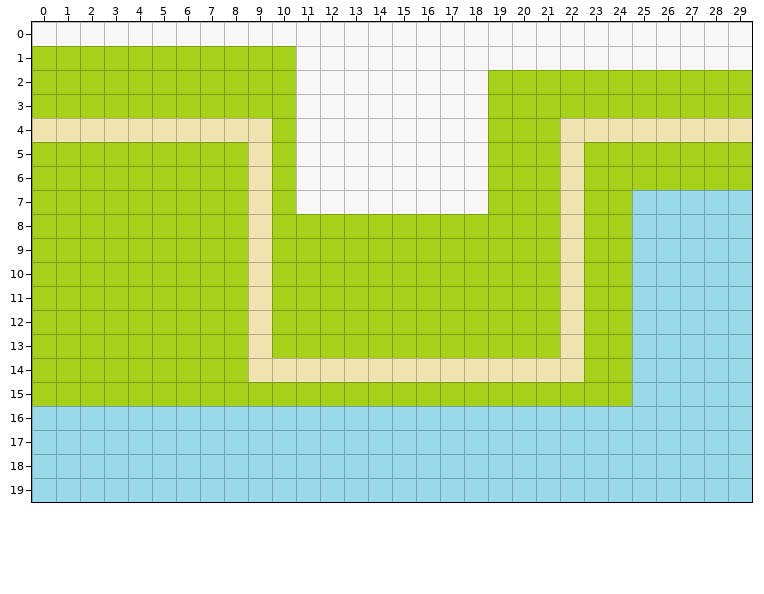
Tiled map: data/maps/newzealand.tmx. That is the earlier state.
Cells are 32x32 px. Shown: x 0..29, y 0..19.
The same view after the edit:
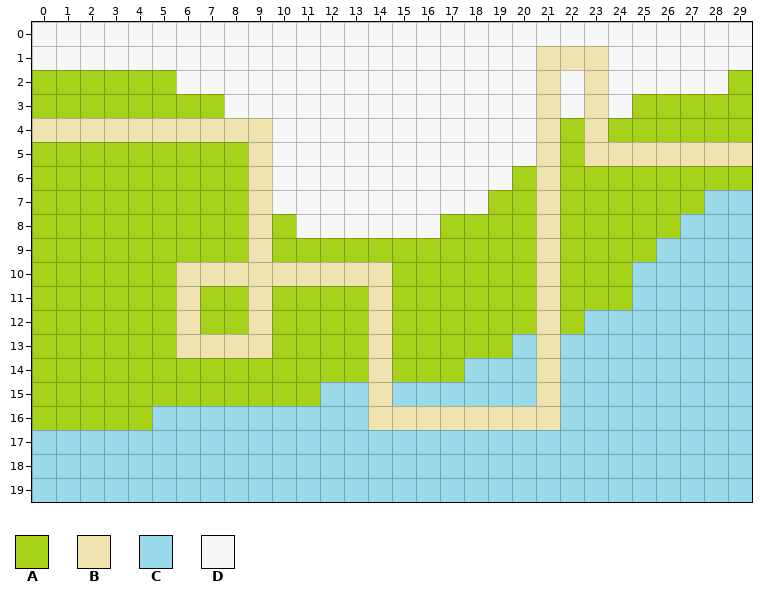
Key: from "main": A 0, B 1, C 2, D 3.
_ is an empty cell.
What changed:
Layer "Terrain":
The edit adds tile A in row 7 at x 25 to 27; in row 8 at x 25 to 26; in row 9 at x 25; in row 16 at x 0 to 4.
The author cleared tile A in row 12 at x 23 to 24; in row 13 at x 20 to 21 and 23 to 24; in row 14 at x 23 to 24; in row 15 at x 12 to 24.
Layer "Water":
The edit adds tile C in row 12 at x 23 to 24; in row 13 at x 20 and 22 to 24; in row 14 at x 18 to 20 and 22 to 24; in row 15 at x 12 to 13, 15 to 20 and 22 to 24.
The author cleared tile C in row 7 at x 25 to 27; in row 8 at x 25 to 26; in row 9 at x 25; in row 16 at x 0 to 4.
Layer "Snow":
The edit adds tile D in row 1 at x 0 to 10; in row 2 at x 6 to 10, 19 to 20, 22 and 24 to 28; in row 3 at x 8 to 10, 19 to 20, 22 and 24; in rows 4 to 5 at x 10 and 19 to 20; in row 6 at x 10 and 19; in row 7 at x 10.
The edit adds tile D in row 8 at x 11 to 16.
Layer "Path":
The edit adds tile B in row 1 at x 21 to 23; in rows 2 to 3 at x 21 and 23; in row 4 at x 21; in row 5 at x 21 and 23 to 29; in rows 6 to 9 at x 21; in row 10 at x 6 to 8, 10 to 14 and 21.
The edit adds tile B in rows 11 to 12 at x 6, 14 and 21; in row 13 at x 6 to 8, 14 and 21; in row 15 at x 14 and 21; in row 16 at x 14 to 21.
The author cleared tile B in row 4 at x 22 and 24 to 29; in rows 5 to 13 at x 22; in row 14 at x 9 to 13, 15 to 20 and 22.
